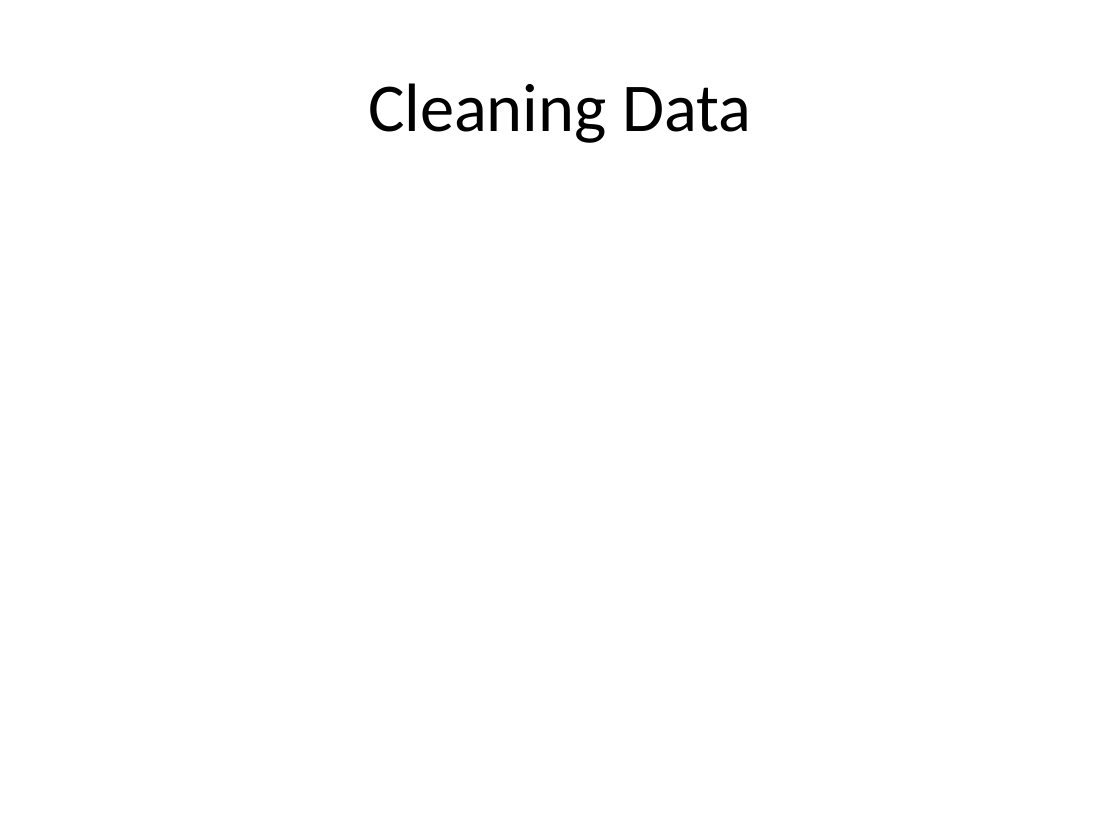
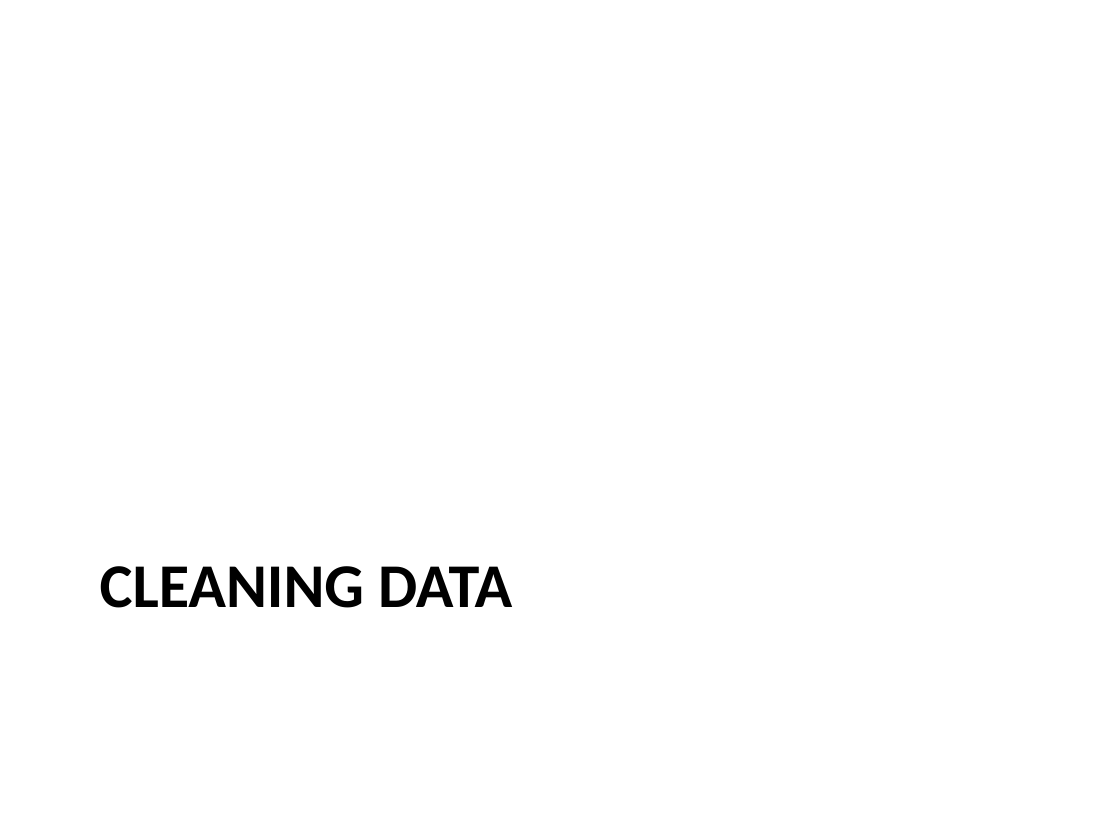
Before and after one commit to agrogan1/teaching, a slide deck: slide 11 of quantitative-data-analysis/quantitative-data-analysis.pptx (slide 4 before the commit). Drawn at 1120x840 pixels with LibreOffice and Linux fonts; fonts in the diff are those of the drawing. Boxes give left, top, right and bottom in pixels: in the first picture for what was removed or moved away, otherwise in the second. Text is boxed around its words. In the diff, an @@ line names an element or a change of style, - is before the commit and + after.

```diff
--- a/quantitative-data-analysis/quantitative-data-analysis.pptx
+++ b/quantitative-data-analysis/quantitative-data-analysis.pptx
@@ title "CLEANING DATA" at [100, 566, 512, 608]: vertical alignment middle to top @@
@@ title at [100, 566, 512, 608]: text changed; size 44 to 40 pt; bold on @@
-Cleaning Data
+CLEANING DATA
```
Also in this commit, not shown: 4 other slides changed, 8 slides added, 6 other files.
